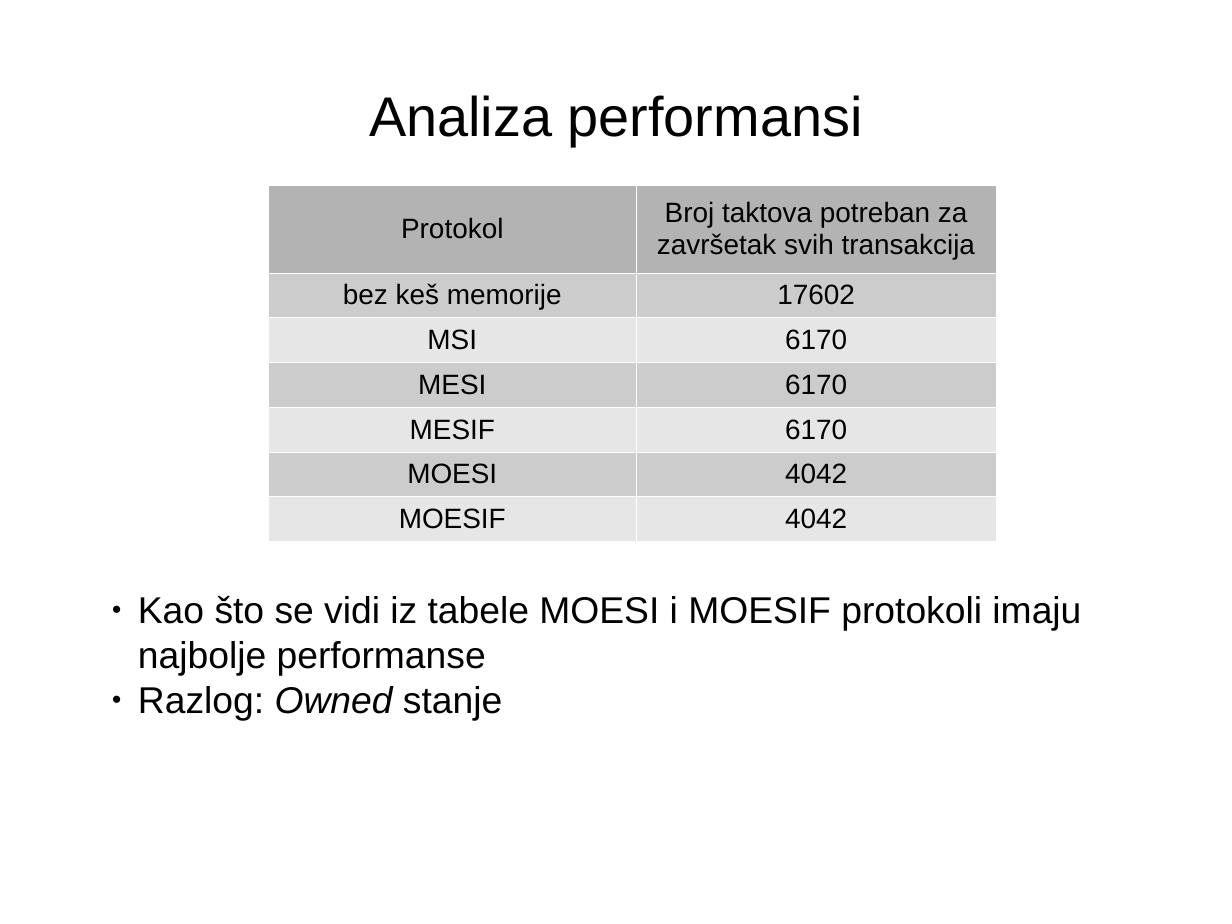
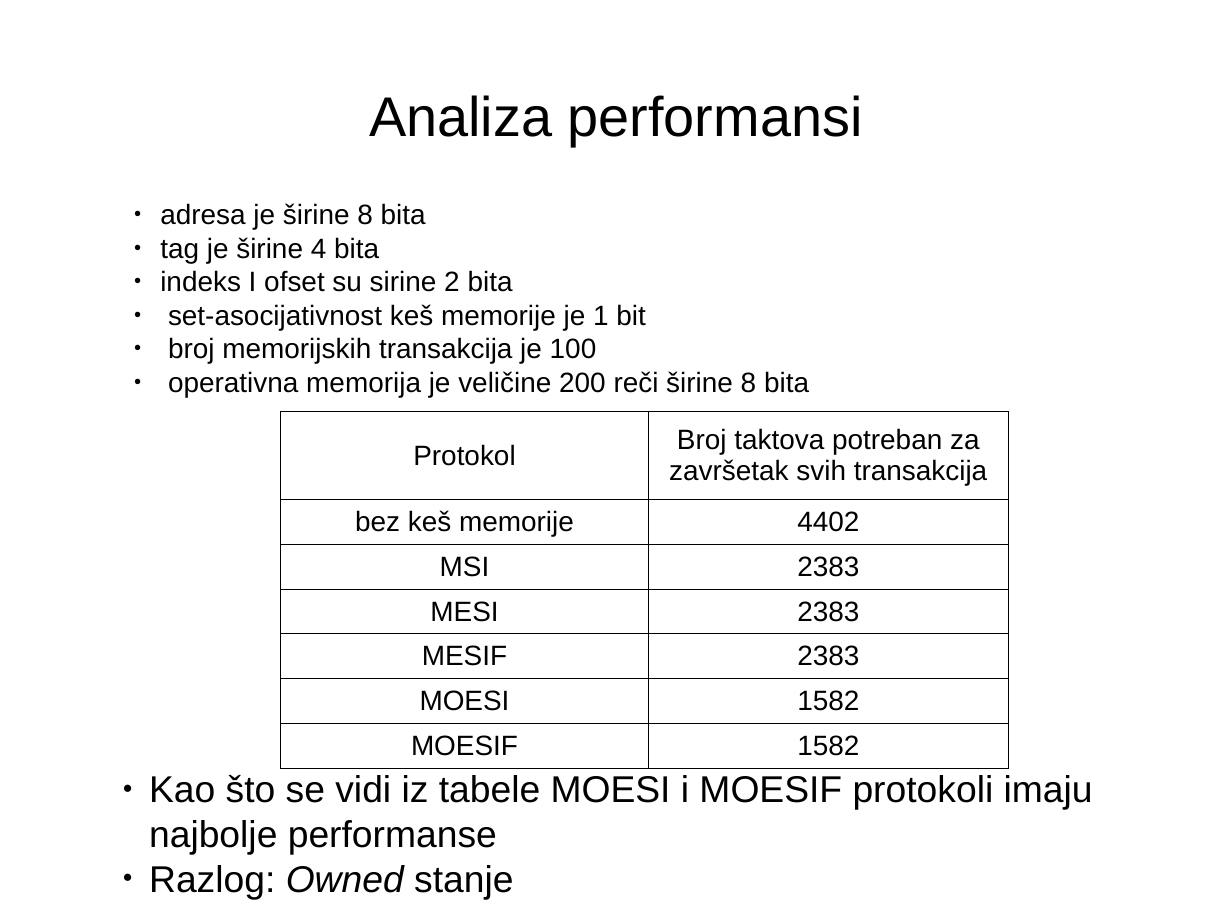
Before and after one commit to jovan-djukic/bachelorThesis, a slide deck: slide 32 of documentation/presentation/BachelorThesis.odp. Drawn at 1232x924 pixels with LibreOffice and Linux fonts; fonts in the diff are those of the drawing. Boxes give left, top, right and bottom in pixels: in the first picture for what was removed or moved away, otherwise in the second. Text is boxed around its words. In the diff, an @@ line names an element or a change of style, - is before the commit and + after.

```diff
--- a/documentation/presentation/BachelorThesis.odp
+++ b/documentation/presentation/BachelorThesis.odp
@@ text added at [160,203,809,397], 18 pt, text #000000 @@
+● adresa je širine 8 bita
+● tag je širine 4 bita
+● indeks I ofset su sirine 2 bita
+● set-asocijativnost keš memorije je 1 bit
+● broj memorijskih transakcija je 100
+● operativna memorija je veličine 200 reči širine 8 bita
@@ table at [281,411,1008,760] @@
-row 2, column 2: 17602
+row 2, column 2: 4402
-row 3, column 2: 6170
+row 3, column 2: 2383
-row 4, column 2: 6170
+row 4, column 2: 2383
-row 5, column 2: 6170
+row 5, column 2: 2383
-row 6, column 2: 4042
+row 6, column 2: 1582
-row 7, column 2: 4042
+row 7, column 2: 1582
@@ fill #B3B3B3 to none in row 1 @@
@@ fill #CCCCCC to none in 6 cells @@
@@ fill #E6E6E6 to none in 6 cells @@
@@ borders changed @@
@@ table: place and size @@
-table at [268,184,996,533]
+table at [281,411,1008,760]
@@ text "Kao što se vidi iz ...": place and size @@
-text "Kao što se vidi iz ..." at [138,596,1081,721]
+text "Kao što se vidi iz ..." at [149,775,1093,899]
```
Also in this commit, not shown: 16 other slides changed, 7 other files.
